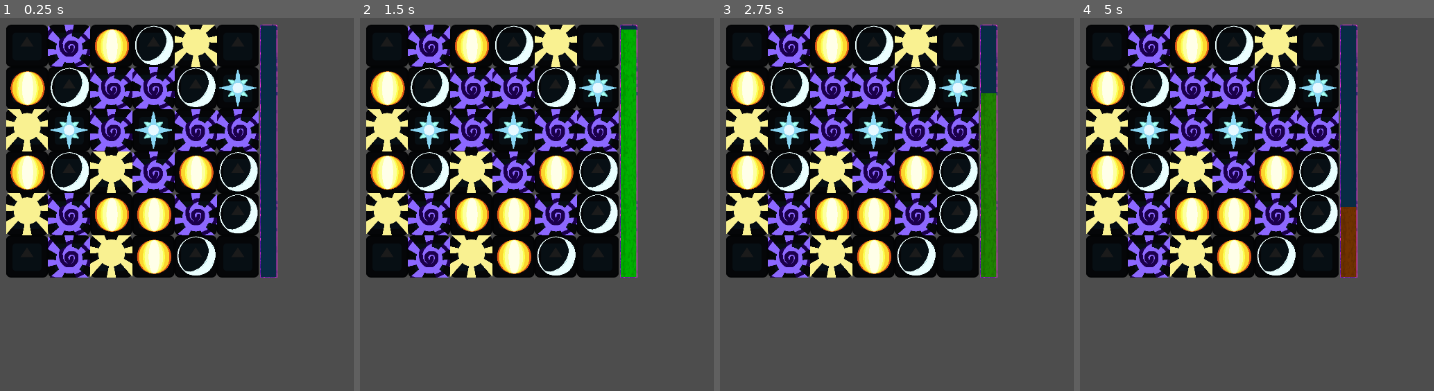
Above: before the commit, frames 1-4 (left to right).
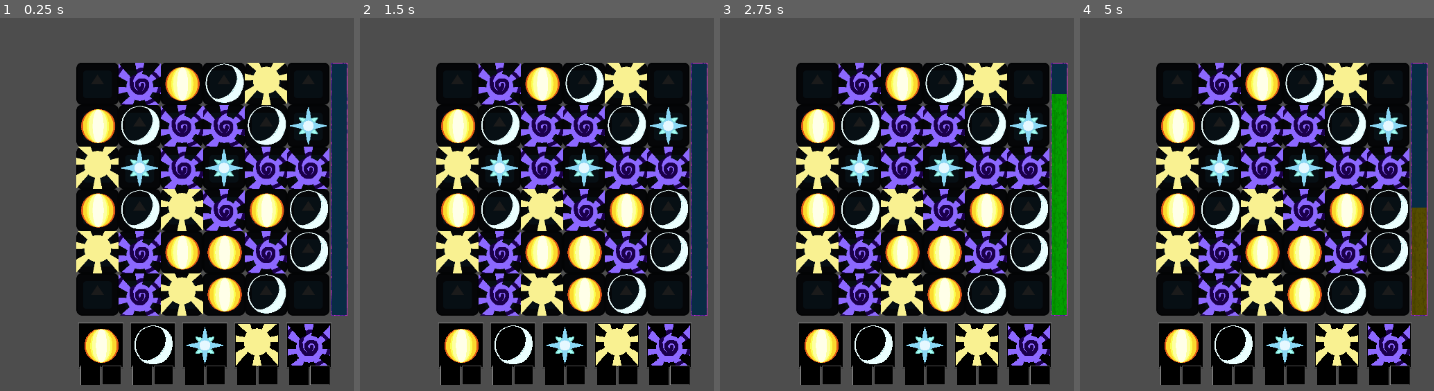
Above: after the commit, the same moments.

Repository: c0vvb0yy/match3
Game: Godot game, scene res://Entities/Game.tscn
Two runs of this game, one before a commit and one after it. Both use one fixed random seed, a clock stepped at 60 frames per second and the inputs below. The engine's default icon, where the game draws it, is replaced by a stand-in: a white triangle on a blue panel in a dark square.
Inputs (mouse positions are in pixels of both pictures, inside the frame that each line leads up to):
- Up to frame 1 (0.25 s): no input
- Up to frame 2 (1.5 s): tap Enter at 0.5 s; move the mouse to (outside the picture) at 0.52 s; click (outside the picture) at 0.6 s; tap Space at 1.25 s; move the mouse to (413, 200) at 1.27 s; click (413, 200) at 1.35 s
- Up to frame 3 (2.75 s): tap Enter at 2 s; move the mouse to (1010, 81) at 2.02 s; click (1010, 81) at 2.1 s
- Up to frame 4 (5 s): tap Space at 2.75 s; move the mouse to (1249, 267) at 2.77 s; click (1249, 267) at 2.85 s; move the mouse to (outside the picture) at 3.52 s; click (outside the picture) at 3.6 s; move the mouse to (outside the picture) at 4.27 s; click (outside the picture) at 4.35 s

The runs differ from the first frame. In frame 1, 71% of the frame differs, in the area x 1-99%, y 1-99%; in frame 2, 71%; in frame 3, 71%; in frame 4, 71%.

Commit message:
Big Ui Working upon us

Diff:
--- a/godot4version/Entities/Game.tscn
+++ b/godot4version/Entities/Game.tscn
@@ -1,6 +1,7 @@
-[gd_scene load_steps=2 format=3 uid="uid://0nd1u3ltq7ty"]
+[gd_scene load_steps=3 format=3 uid="uid://0nd1u3ltq7ty"]
 
 [ext_resource type="PackedScene" uid="uid://c4mojhf1p7wdp" path="res://Entities/Grid/grid.tscn" id="1_mhfrp"]
+[ext_resource type="PackedScene" uid="uid://bi0ee7k2g8abh" path="res://Entities/UI/Inventory.tscn" id="2_tu2i6"]
 
 [node name="Game" type="Control"]
 layout_mode = 3
@@ -11,9 +12,16 @@
 grow_vertical = 2
 
 [node name="Grid" parent="." instance=ExtResource("1_mhfrp")]
-position = Vector2(-78, -165)
 empty_spaces = Array[Vector2]([Vector2(0, 0), Vector2(-1, 0), Vector2(-1, -1), Vector2(0, -1)])
 
 [node name="Camera2D" type="Camera2D" parent="."]
-position = Vector2(546, 302)
+position = Vector2(410, 352)
 zoom = Vector2(0.475, 0.475)
+
+[node name="Inventory" parent="." instance=ExtResource("2_tu2i6")]
+layout_mode = 0
+offset_left = 5.0
+offset_top = 790.0
+offset_right = 775.0
+offset_bottom = 928.0
+theme_override_constants/separation = 20
--- a/godot4version/Entities/Grid/GridBackground.gd
+++ b/godot4version/Entities/Grid/GridBackground.gd
@@ -1,14 +1,17 @@
-extends HBoxContainer
+extends BoxContainer
 
 @onready
-var grid = $".."
+var grid = $"../"
 @onready
-var bg = $Background
+var bg = $"Background"
 @onready
-var bar = $TextureProgressBar
+var bar = $"TextureProgressBar"
 
 func _ready():
-	size = Vector2(bg.texture.get_size().x * grid.dimension.x+bar.get_size().x, bg.texture.get_size().y * grid.dimension.y)
+	var x = bg.texture.get_size().x * grid.dimension.x + bar.get_size().x
+	var y = bg.texture.get_size().y * grid.dimension.y #+inventory_slot.get_size().y + spacer.get_size().y
+	size = Vector2(x, y)
+	#inventory.calc_separation()
 	print(bar.get_size())
 
 #@onready
--- a/godot4version/Entities/Grid/grid.gd
+++ b/godot4version/Entities/Grid/grid.gd
@@ -90,7 +90,7 @@
 		all_pieces[coord.x][coord.y] = target_piece
 		all_pieces[target_coord.x][target_coord.y] = selected_piece
 		selected_piece.move(Util.grid_to_pixel(cell_size, target_coord))
-		target_piece.move(Util.grid_to_pixel(cell_size, coord))
+		await target_piece.move(Util.grid_to_pixel(cell_size, coord))
 		match_pieces()
 		break_matches()
 
@@ -163,6 +163,7 @@
 #ROUND timer
 func _on_timer_timeout():
 	round_timer.stop()
+	await get_tree().create_timer(0.2).timeout #<- coyote time
 	state = grid_states.wait
 	end_round()
 	pass # Replace with function body.
@@ -184,13 +185,13 @@
 					for i in range(y, y-amount, -1):
 						if all_pieces[x][i] != null:
 						#all_pieces[x][i].dim(0)
-							all_pieces[x][i].queue_free()
+							await all_pieces[x][i].clear()
 							all_pieces[x][i] = null
 				1: #horizontal match
 					for i in range(x, x-amount, -1):
 						#all_pieces[i][y].dim(0)
 						if all_pieces[i][y] != null:
-							all_pieces[i][y].queue_free()
+							await all_pieces[i][y].clear()
 							all_pieces[i][y] = null
 			#TODO: score signal, 'collect' amount of same colored pieces in inventory
 			current_match = null
@@ -229,11 +230,12 @@
 				piece.position = Util.grid_to_pixel(cell_size, Vector2(x, y - piece_y_offset))
 				piece.fall(Util.grid_to_pixel(cell_size, Vector2(x, y)))
 				all_pieces[x][y] = piece
+	await get_tree().create_timer(0.3).timeout
 	after_refill()
 
 func after_refill():
 	if (match_pieces()):
-		await get_tree().create_timer(0.3).timeout
+		await get_tree().create_timer(0.4).timeout
 		end_round()
 	else:
 		#TODO: score verarbeitung/Enemy damage
--- a/godot4version/Entities/Grid/grid.tscn
+++ b/godot4version/Entities/Grid/grid.tscn
@@ -13,23 +13,26 @@
 dimension = Vector2(6, 6)
 empty_spaces = Array[Vector2]([Vector2(0, 0), Vector2(1, 0), Vector2(1, 1), Vector2(0, 1)])
 
-[node name="HBoxContainer" type="HBoxContainer" parent="."]
-offset_right = 945.0
-offset_bottom = 890.0
+[node name="RoundTimer" type="Timer" parent="."]
+wait_time = 5.0
+
+[node name="Grid" type="HBoxContainer" parent="."]
+offset_right = 825.0
+offset_bottom = 770.0
 size_flags_horizontal = 3
 size_flags_vertical = 3
 script = ExtResource("3_arrg1")
 
-[node name="Background" type="TextureRect" parent="HBoxContainer"]
+[node name="Background" type="TextureRect" parent="Grid"]
 modulate = Color(0.105882, 0.105882, 0.105882, 1)
 layout_mode = 2
 texture = ExtResource("2_oinp2")
 expand_mode = 2
 stretch_mode = 1
 
-[node name="TextureProgressBar" type="TextureProgressBar" parent="HBoxContainer"]
+[node name="TextureProgressBar" type="TextureProgressBar" parent="Grid"]
+texture_filter = 1
 layout_mode = 2
-size_flags_horizontal = 3
 size_flags_stretch_ratio = 20.0
 step = 0.2
 value = 100.0
@@ -41,7 +44,4 @@
 texture_progress = ExtResource("6_vkkmx")
 script = ExtResource("7_hlyqq")
 
-[node name="RoundTimer" type="Timer" parent="."]
-wait_time = 5.0
-
 [connection signal="timeout" from="RoundTimer" to="." method="_on_timer_timeout"]
--- a/godot4version/Entities/Pieces/Piece.gd
+++ b/godot4version/Entities/Pieces/Piece.gd
@@ -11,11 +11,19 @@
 
 func move(target_cell:Vector2):
 	var tween = create_tween()
-	tween.tween_property(self, "position", target_cell, .3).set_ease(Tween.EASE_OUT).set_trans(Tween.TRANS_CUBIC)
+	tween.tween_property(self, "position", target_cell, .3).set_ease(Tween.EASE_OUT).set_trans(Tween.TRANS_CIRC)
+	await tween.finished
 
-func dim(alpha:= 0.5): #shows pieces being matched
-	sprite.modulate = Color(1,1,1, alpha);
+func dim(alpha:= 0.5, duration := 0.1): #shows pieces being matched
+	var tween = create_tween()
+	tween.tween_property(self, "modulate", Color(1,1,1, alpha), duration).set_ease(Tween.EASE_OUT).set_trans(Tween.TRANS_SINE)
+	#sprite.modulate = Color(1,1,1, alpha);
 
 func fall(target_cell:Vector2):
 	var tween = create_tween()
 	tween.tween_property(self, "position", target_cell, .3).set_ease(Tween.EASE_OUT).set_trans(Tween.TRANS_BOUNCE)
+	await tween.finished
+
+func clear():
+	await dim(0)
+	queue_free()
--- /dev/null
+++ b/godot4version/Entities/UI/Inventory.gd
@@ -0,0 +1,13 @@
+extends HBoxContainer
+
+@onready
+var container = $".."
+@onready
+var slot = $Flesh
+
+func calc_separation():
+	var max_width = container.bg.get_size().x
+	var unit_width = slot.get_size().x * 5
+	var separation = (max_width-unit_width)/4
+	print(separation)
+	add_theme_constant_override("separation", abs(separation))
--- /dev/null
+++ b/godot4version/Entities/UI/Inventory.tscn
@@ -0,0 +1,26 @@
+[gd_scene load_steps=6 format=3 uid="uid://bi0ee7k2g8abh"]
+
+[ext_resource type="PackedScene" uid="uid://ct8hcv5efbh7o" path="res://Entities/UI/Inventory_Divine.tscn" id="1_afnu5"]
+[ext_resource type="PackedScene" uid="uid://cdmdt3wdfksoo" path="res://Entities/UI/Inventory_Flesh.tscn" id="2_t7ra4"]
+[ext_resource type="PackedScene" uid="uid://db766q44q7kh" path="res://Entities/UI/Inventory_Life.tscn" id="3_nrulo"]
+[ext_resource type="PackedScene" uid="uid://dhlbfo82dwrit" path="res://Entities/UI/Inventory_Machine.tscn" id="4_p34lr"]
+[ext_resource type="PackedScene" uid="uid://cv4va7acnnoy5" path="res://Entities/UI/Inventory_Void.tscn" id="5_5mlp7"]
+
+[node name="Inventory" type="HBoxContainer"]
+offset_right = 706.0
+offset_bottom = 138.0
+
+[node name="Flesh" parent="." instance=ExtResource("2_t7ra4")]
+layout_mode = 2
+
+[node name="Machine" parent="." instance=ExtResource("4_p34lr")]
+layout_mode = 2
+
+[node name="Divine" parent="." instance=ExtResource("1_afnu5")]
+layout_mode = 2
+
+[node name="Life" parent="." instance=ExtResource("3_nrulo")]
+layout_mode = 2
+
+[node name="Void" parent="." instance=ExtResource("5_5mlp7")]
+layout_mode = 2
--- /dev/null
+++ b/godot4version/Entities/UI/Inventory_BaseSlot.tscn
@@ -0,0 +1,76 @@
+[gd_scene load_steps=7 format=3 uid="uid://bhgkb1hkop1w3"]
+
+[ext_resource type="Texture2D" uid="uid://ckfveuxjk2ss1" path="res://Assets/Sprites/UI/Inventory/bottom_slot.png" id="1_uw6i7"]
+[ext_resource type="FontFile" uid="uid://kveprp0xebav" path="res://Assets/Fonts/Kenney Future Narrow.ttf" id="2_qaipe"]
+[ext_resource type="Texture2D" uid="uid://dn4f820abqwmp" path="res://Assets/Sprites/UI/Inventory/small_slot_heal.png" id="3_1p3f3"]
+[ext_resource type="Texture2D" uid="uid://creakieydro0v" path="res://Assets/Sprites/UI/Inventory/small_slot.png" id="4_wep42"]
+
+[sub_resource type="Theme" id="Theme_slbt0"]
+default_font = ExtResource("2_qaipe")
+
+[sub_resource type="LabelSettings" id="LabelSettings_aan3x"]
+font = ExtResource("2_qaipe")
+font_size = 40
+
+[node name="Background" type="TextureRect"]
+texture_filter = 1
+offset_right = 138.0
+offset_bottom = 138.0
+texture = ExtResource("1_uw6i7")
+
+[node name="Piece" type="TextureRect" parent="."]
+layout_mode = 1
+anchors_preset = 15
+anchor_right = 1.0
+anchor_bottom = 1.0
+offset_left = 5.0
+offset_top = 5.0
+offset_right = -5.0
+offset_bottom = -5.0
+grow_horizontal = 2
+grow_vertical = 2
+
+[node name="Counter" type="TextureRect" parent="."]
+layout_mode = 0
+offset_left = 8.0
+offset_top = 130.0
+offset_right = 68.0
+offset_bottom = 190.0
+texture = ExtResource("1_uw6i7")
+expand_mode = 1
+
+[node name="Label" type="Label" parent="Counter"]
+layout_mode = 0
+offset_left = 5.0
+offset_top = 8.0
+offset_right = 63.0
+offset_bottom = 53.0
+theme = SubResource("Theme_slbt0")
+theme_override_font_sizes/font_size = 60
+label_settings = SubResource("LabelSettings_aan3x")
+horizontal_alignment = 1
+vertical_alignment = 1
+
+[node name="Heal" type="TextureButton" parent="."]
+clip_contents = true
+custom_minimum_size = Vector2(60, 60)
+layout_mode = 0
+offset_left = 72.0
+offset_top = 130.0
+offset_right = 132.0
+offset_bottom = 190.0
+disabled = true
+texture_normal = ExtResource("3_1p3f3")
+texture_disabled = ExtResource("4_wep42")
+
+[node name="Label" type="Label" parent="Heal"]
+layout_mode = 0
+offset_left = 5.0
+offset_top = 8.0
+offset_right = 63.0
+offset_bottom = 53.0
+theme = SubResource("Theme_slbt0")
+theme_override_font_sizes/font_size = 60
+label_settings = SubResource("LabelSettings_aan3x")
+horizontal_alignment = 1
+vertical_alignment = 1
--- /dev/null
+++ b/godot4version/Entities/UI/Inventory_Divine.tscn
@@ -0,0 +1,9 @@
+[gd_scene load_steps=3 format=3 uid="uid://ct8hcv5efbh7o"]
+
+[ext_resource type="PackedScene" uid="uid://bhgkb1hkop1w3" path="res://Entities/UI/Inventory_BaseSlot.tscn" id="1_8j7r7"]
+[ext_resource type="Texture2D" uid="uid://clj0rkf2p1jid" path="res://Assets/Sprites/Pieces/piece_star.png" id="2_xcwyp"]
+
+[node name="Inventory" instance=ExtResource("1_8j7r7")]
+
+[node name="Piece" parent="." index="0"]
+texture = ExtResource("2_xcwyp")
--- /dev/null
+++ b/godot4version/Entities/UI/Inventory_Flesh.tscn
@@ -0,0 +1,9 @@
+[gd_scene load_steps=3 format=3 uid="uid://cdmdt3wdfksoo"]
+
+[ext_resource type="PackedScene" uid="uid://bhgkb1hkop1w3" path="res://Entities/UI/Inventory_BaseSlot.tscn" id="1_jbfck"]
+[ext_resource type="Texture2D" uid="uid://bi05ul5idsvbh" path="res://Assets/Sprites/Pieces/piece_sun.png" id="2_ra7sc"]
+
+[node name="Inventory" instance=ExtResource("1_jbfck")]
+
+[node name="Piece" parent="TextureRect" index="0"]
+texture = ExtResource("2_ra7sc")
--- /dev/null
+++ b/godot4version/Entities/UI/Inventory_Life.tscn
@@ -0,0 +1,9 @@
+[gd_scene load_steps=3 format=3 uid="uid://db766q44q7kh"]
+
+[ext_resource type="PackedScene" uid="uid://bhgkb1hkop1w3" path="res://Entities/UI/Inventory_BaseSlot.tscn" id="1_evbc8"]
+[ext_resource type="Texture2D" uid="uid://kfi8ygkp6n5w" path="res://Assets/Sprites/Pieces/piece_order.png" id="2_y8n5j"]
+
+[node name="Inventory" instance=ExtResource("1_evbc8")]
+
+[node name="Piece" parent="TextureRect" index="0"]
+texture = ExtResource("2_y8n5j")
--- /dev/null
+++ b/godot4version/Entities/UI/Inventory_Machine.tscn
@@ -0,0 +1,9 @@
+[gd_scene load_steps=3 format=3 uid="uid://dhlbfo82dwrit"]
+
+[ext_resource type="PackedScene" uid="uid://bhgkb1hkop1w3" path="res://Entities/UI/Inventory_BaseSlot.tscn" id="1_3krh2"]
+[ext_resource type="Texture2D" uid="uid://drqc6kl4620eh" path="res://Assets/Sprites/Pieces/piece_moon.png" id="2_f3ma8"]
+
+[node name="Inventory" instance=ExtResource("1_3krh2")]
+
+[node name="Piece" parent="TextureRect" index="0"]
+texture = ExtResource("2_f3ma8")
--- /dev/null
+++ b/godot4version/Entities/UI/Inventory_Void.tscn
@@ -0,0 +1,9 @@
+[gd_scene load_steps=3 format=3 uid="uid://cv4va7acnnoy5"]
+
+[ext_resource type="PackedScene" uid="uid://bhgkb1hkop1w3" path="res://Entities/UI/Inventory_BaseSlot.tscn" id="1_xibet"]
+[ext_resource type="Texture2D" uid="uid://blwfognn2hwa4" path="res://Assets/Sprites/Pieces/piece_chaos.png" id="2_dmo0s"]
+
+[node name="Inventory" instance=ExtResource("1_xibet")]
+
+[node name="Piece" parent="TextureRect" index="0"]
+texture = ExtResource("2_dmo0s")
Binary file added: godot4version/Assets/Fonts/Kenney Future Narrow.ttf
Not shown, added: godot4version/Assets/Fonts/Kenney Future Narrow.ttf.import
Binary file added: godot4version/Assets/Sprites/UI/Inventory/bottom_slot.png
Not shown, added: godot4version/Assets/Sprites/UI/Inventory/bottom_slot.png.import
Binary file added: godot4version/Assets/Sprites/UI/Inventory/small_slot.png
Not shown, added: godot4version/Assets/Sprites/UI/Inventory/small_slot.png.import
Binary file added: godot4version/Assets/Sprites/UI/Inventory/small_slot_heal.png
Not shown, added: godot4version/Assets/Sprites/UI/Inventory/small_slot_heal.png.import
Binary file changed: godot4version/Assets/Sprites/UI/TurnProgressBar/timer_bar_over.png
Binary file changed: godot4version/Assets/Sprites/UI/TurnProgressBar/timer_bar_progress.png
Binary file changed: godot4version/Assets/Sprites/UI/TurnProgressBar/timer_bar_under.png
Not shown, added: godot4version/Assets/Sprites/UI/Inventory/small_slot.png~
(and 5 more such lines)
